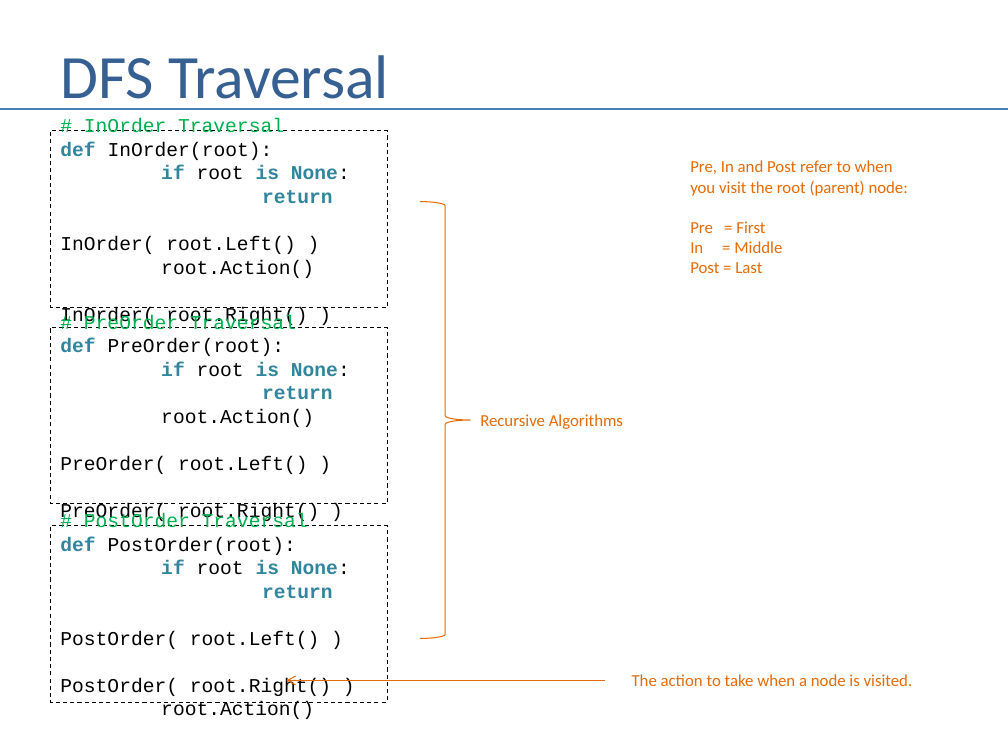
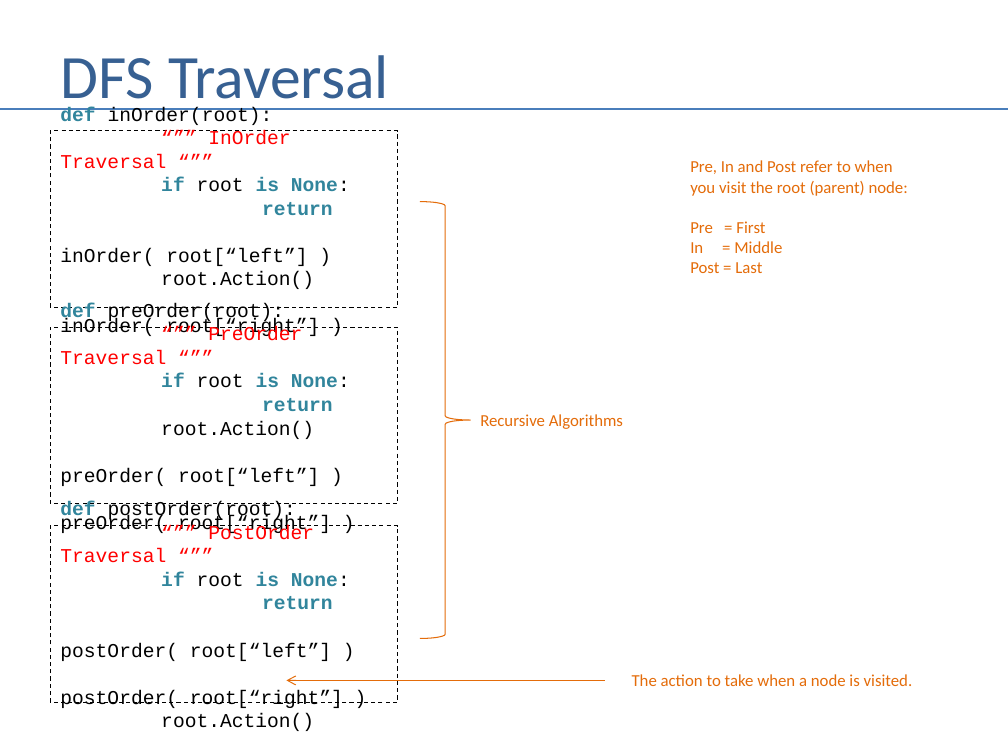
Before and after one commit to andrewferlitsch/Portland-Data-Science-Group, a slide deck: slide 48 of Presentations/Whiteboarding.pptx. Drawn at 1008x756 pixels with LibreOffice and Linux fonts; fonts in the diff are those of the drawing. Boxes give left, top, right and bottom in pixels: in the first picture for what was removed or moved away, otherwise in the second. Text is boxed around its words. In the diff, an @@ line names an element or a change of style, - is before the commit and + after.

```diff
--- a/Presentations/Whiteboarding.pptx
+++ b/Presentations/Whiteboarding.pptx
@@ rectangle "def inOrder(root):": place and size @@
-rectangle "def inOrder(root):" at <box>50,131,387,307</box>
+rectangle "def inOrder(root):" at <box>50,131,397,307</box>
@@ text in rectangle at <box>60,107,350,339</box>: text changed @@
-# InOrder Traversal
-def InOrder(root):
-if root is None:
-return
-InOrder( root.Left() )
-root.Action()
-InOrder( root.Right() )
+def inOrder(root):
+“”” InOrder Traversal “””
+if root is None:
+return
+inOrder( root[“left”] )
+root.Action()
+inOrder( root[“right”] )
@@ rectangle "def preOrder(root): “”” PreOrder Traversal ...": place and size @@
-rectangle "def preOrder(root): “”” PreOrder Traversal ..." at <box>50,328,387,504</box>
+rectangle "def preOrder(root): “”” PreOrder Traversal ..." at <box>50,328,397,504</box>
@@ text in rectangle at <box>60,303,350,535</box>: text changed @@
-# PreOrder Traversal
-def PreOrder(root):
-if root is None:
-return
-root.Action()
-PreOrder( root.Left() )
-PreOrder( root.Right() )
+def preOrder(root):
+“”” PreOrder Traversal “””
+if root is None:
+return
+root.Action()
+preOrder( root[“left”] )
+preOrder( root[“right”] )
@@ rectangle "def postOrder(root): “”” PostOrder Traversal ...": place and size @@
-rectangle "def postOrder(root): “”” PostOrder Traversal ..." at <box>50,526,387,703</box>
+rectangle "def postOrder(root): “”” PostOrder Traversal ..." at <box>50,526,397,703</box>
@@ text in rectangle at <box>60,502,350,708</box>: text changed @@
-# PostOrder Traversal
-def PostOrder(root):
-if root is None:
-return
-PostOrder( root.Left() )
-PostOrder( root.Right() )
+def postOrder(root):
+“”” PostOrder Traversal “””
+if root is None:
+return
+postOrder( root[“left”] )
+postOrder( root[“right”] )
```
Also in this commit, not shown: 7 other slides changed, 1 other file.
